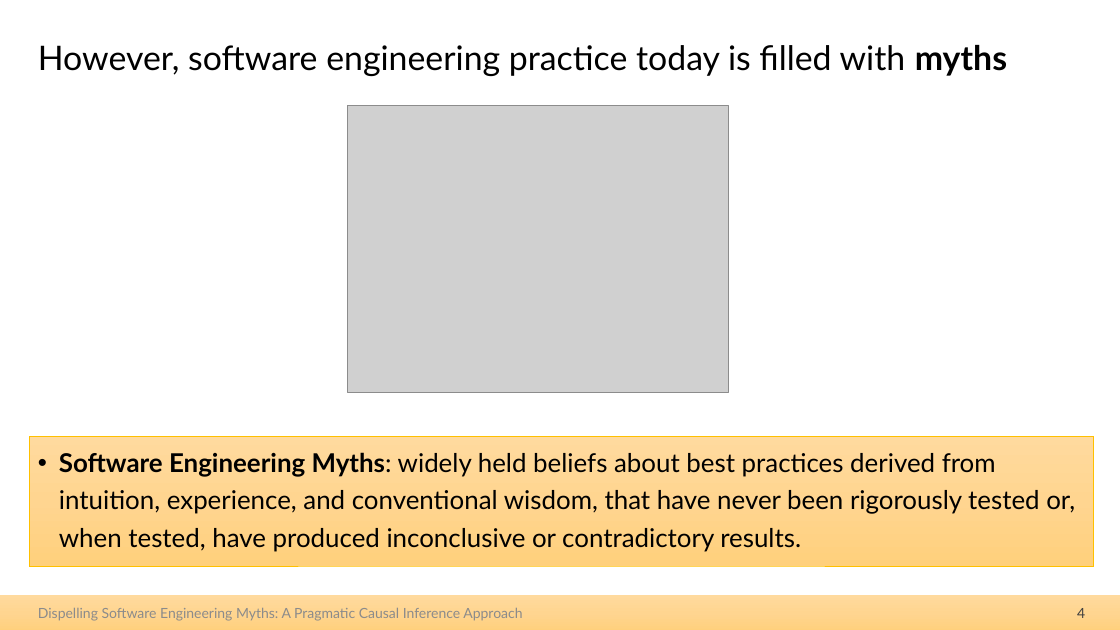
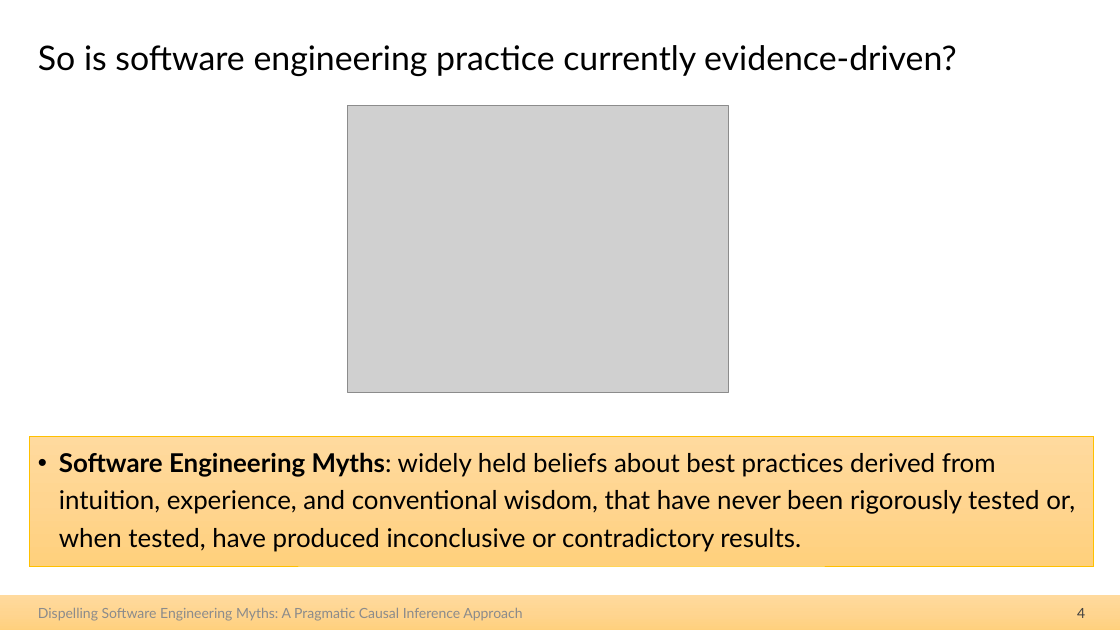
Before and after one commit to hehao98/Thesis, a slide deck: slide 4 of 2026.09.21-Thesis Defense.pptx. Drawn at 1120x630 pixels with LibreOffice and Linux fonts; fonts in the diff are those of the drawing; grey boxes stand for pictures. Boxes give left, top, right and bottom in pixels: in the first picture for what was removed or moved away, otherwise in the second. Text is boxed around its words. In the diff, an @@ line names an element or a change of style, - is before the commit and + after.

```diff
--- a/2026.09.21-Thesis Defense.pptx
+++ b/2026.09.21-Thesis Defense.pptx
@@ title at (x1=38, y1=45, x2=957, y2=76): text changed @@
-However, software engineering practice today is filled with myths
+So is software engineering practice currently evidence-driven?
```
Also in this commit, not shown: 11 other slides changed, 1 slide added, 1 other file.
